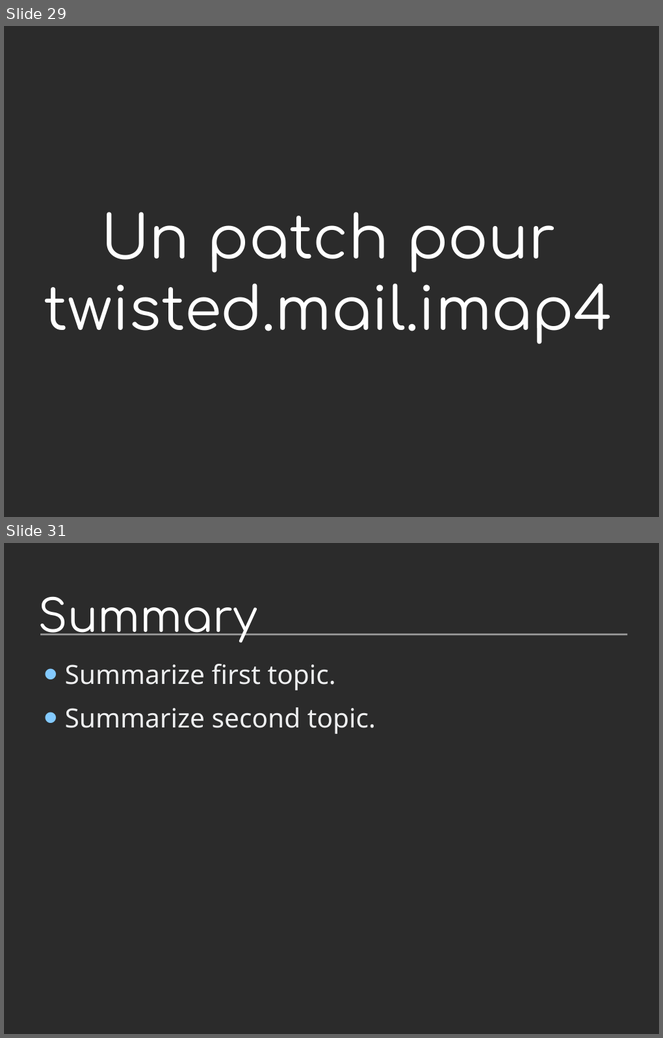
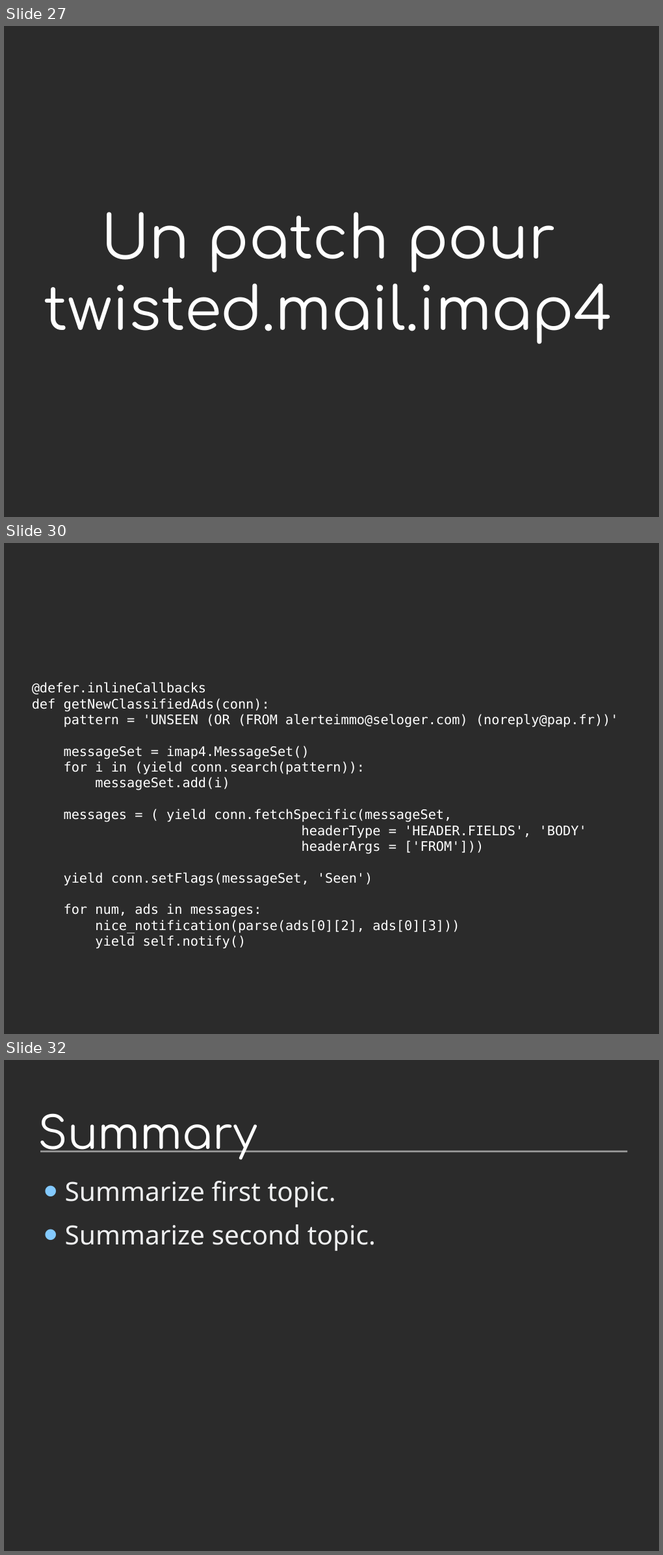
Before and after one commit to jdb/jdb.github.com, a slide deck: imap_idle/pycon-presentation/imap-idle-makingoff.odp. Shown one above the other, each under a label of ours: slides 29 and 31 before the commit, slides 27, 30 and 32 after it; the slides between them are not shown. The pictures are 663x1038 and 663x1555 pixels, drawn with LibreOffice and Linux fonts; fonts in the diff are those of the drawing; background and template pictures are left out; a plain dark background stands for a picture behind light text. Boxes give left, top, right and bottom in pixels: in the first picture for what was removed or moved away, otherwise in the second. Text is boxed around its words. In the diff, an @@ line names an element or a change of style, - is before the commit and + after.

```diff
--- a/imap_idle/pycon-presentation/imap-idle-makingoff.odp
+++ b/imap_idle/pycon-presentation/imap-idle-makingoff.odp
@@ slide 30 added at (4, 543, 659, 1034), background picture (left out) @@
@@ title added at (32, 682, 619, 949), 16 pt, text #FFFFFF @@
+@defer.inlineCallbacks
+def getNewClassifiedAds(conn):
+pattern = 'UNSEEN (OR (FROM alerteimmo@seloger.com) (noreply@pap.fr))'
+messageSet = imap4.MessageSet()
+for i in (yield conn.search(pattern)):
+messageSet.add(i)
+messages = ( yield conn.fetchSpecific(messageSet,
+headerType = 'HEADER.FIELDS', 'BODY'
+headerArgs = ['FROM']))
+yield conn.setFlags(messageSet, 'Seen')
+for num, ads in messages:
+nice_notification(parse(ads[0][2], ads[0][3]))
+yield self.notify()
@@ what was slide 29 is now slide 27 @@
@@ what was slide 31 is now slide 32 @@
```
Also in this commit, not shown: 10 slides changed, 12 other slides added, 12 slides removed, 4 other files.
